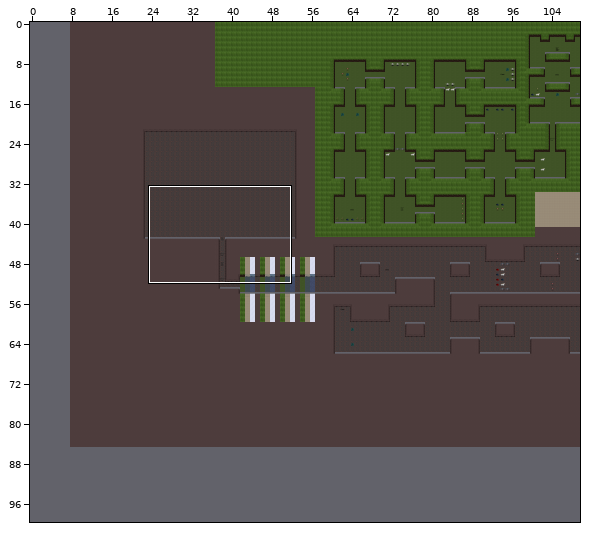
Tiled map -- Tools/Working Level Editor/Final Level.tmx. The picture above shows the old version from afar; the outline marks the close-up.
Close-up. Earlier state:
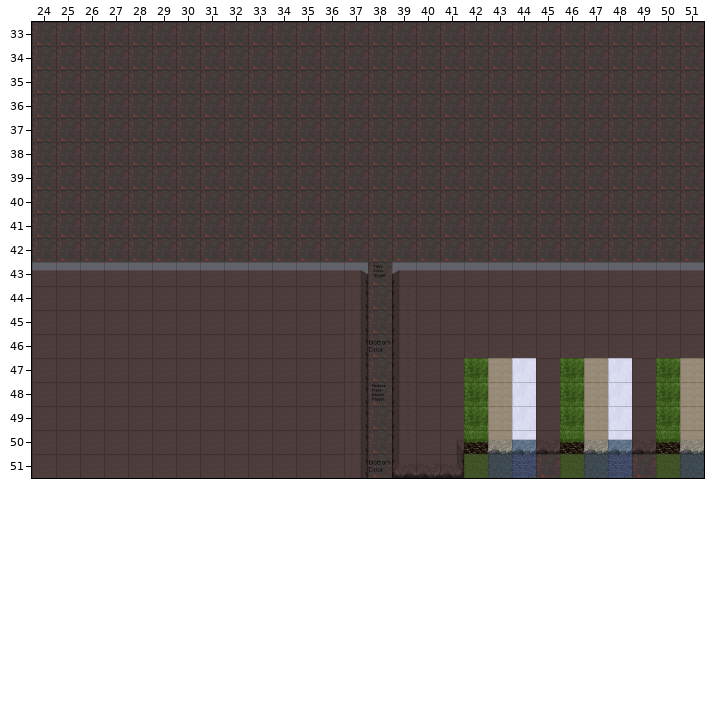
Cells are 64x64 px. Shown: x 24..51, y 33..51. The commit also changed other parts of the map, which this record leaves out. The old version is drawn lined up with the new one.
After the commit:
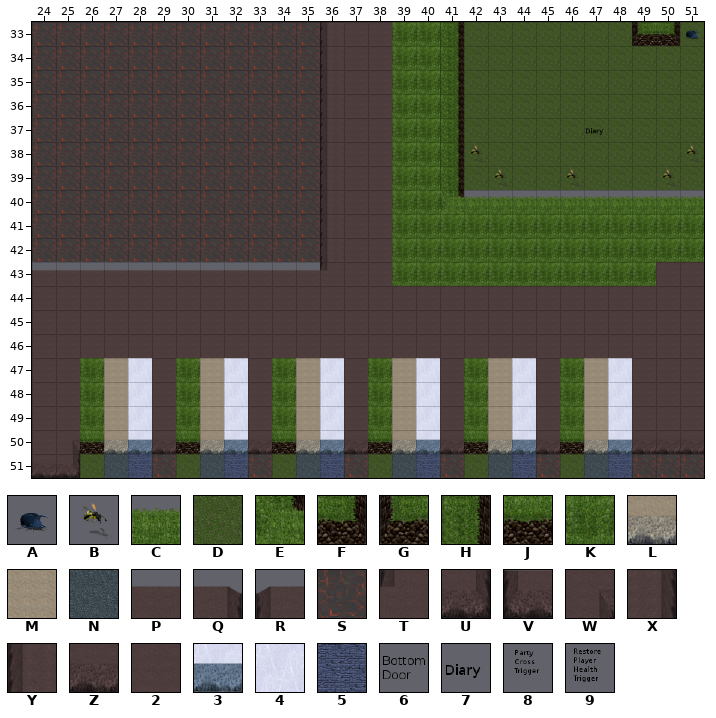
Key: from "Enemies": A 0 "Beetle", B 2 "Wasp"; from "Floors/Walls": C 0 "Bottom", D 3 "Floor", E 4 "BottomCorner", F 6 "ConvexCorner", G 7 "ConvexCorner", H 10 "SideWall", J 12 "Wall", K 13 "TopArea", L 15 "Wall", M 26 "TopArea", N 27 "Floor", P 28 "Bottom", Q 29 "BottomConvexCorner", R 30 "BottomConvexCorner", S 31 "Floor", T 33 "BottomCorner", U 34 "ConvexCorner", V 35 "ConvexCorner", W 36 "Corner", X 38 "SideWall", Y 39 "SideWall", Z 40 "Wall", 2 41 "TopArea", 3 43 "Wall", 4 54 "TopArea", 5 55 "Floor"; from "Objects": 6 3 "Bottom_Door", 7 4 "Diary Entry", 8 7 "PartyCross Trigger", 9 8 "Restore Player Health Tr".
_ is an empty cell.
See-through tiles are keyed as they look on the map.
What changed:
{"change": "map size 173x85 -> 200x100 cells (old content now starts at 8,0; both pictures use the new coordinates)"}
{"where": "layer \"Level\""}
{"y":33,"x":36,"old":"SSSSSSSSSSSSSSSS","new":"Y22KKHDDDDDDDGFD"}
{"y":34,"x":36,"old":"SSSSSSSSSSSSSSSS","new":"Y22KKHDDDDDDDDDD"}
{"y":35,"x":36,"old":"SSSSSSSSSSSSSSSS","new":"Y22KKHDDDDDDDDDD"}
{"y":36,"x":36,"old":"SSSSSSSSSSSSSSSS","new":"Y22KKHDDDDDDDDDD"}
{"y":37,"x":36,"old":"SSSSSSSSSSSSSSSS","new":"Y22KKHDDDDDDDDDD"}
{"y":38,"x":36,"old":"SSSSSSSSSSSSSSSS","new":"Y22KKHDDDDDDDDDD"}
{"y":39,"x":36,"old":"SSSSSSSSSSSSSSSS","new":"Y22KKHDDDDDDDDDD"}
{"y":40,"x":36,"old":"SSSSSSSSSSSSSSSS","new":"Y22KKECCCCCCCCCC"}
{"y":41,"x":36,"old":"SSSSSSSSSSSSSSSS","new":"Y22KKKKKKKKKKKKK"}
{"y":42,"x":36,"old":"SSSSSSSSSSSSSSSS","new":"Y22KKKKKKKKKKKKK"}
{"y":43,"x":36,"old":"PQSRPPPPPPPPPPPP","new":"T22KKKKKKKKKKK22"}
{"y":44,"x":37,"old":"XSY","new":"222"}
{"y":45,"x":37,"old":"XSY","new":"222"}
{"y":46,"x":37,"old":"XSY","new":"222"}
{"y":47,"x":26,"old":"222","new":"KM4"}
{"y":47,"x":30,"old":"222","new":"KM4"}
{"y":47,"x":34,"old":"222XSY2","new":"KM42KM4"}
{"y":47,"x":50,"old":"KM","new":"22"}
{"y":48,"x":26,"old":"222","new":"KM4"}
{"y":48,"x":30,"old":"222","new":"KM4"}
{"y":48,"x":34,"old":"222XSY2","new":"KM42KM4"}
{"y":48,"x":50,"old":"KM","new":"22"}
{"y":49,"x":26,"old":"222","new":"KM4"}
{"y":49,"x":30,"old":"222","new":"KM4"}
{"y":49,"x":34,"old":"222XSY2","new":"KM42KM4"}
{"y":49,"x":50,"old":"KM","new":"22"}
{"y":50,"x":25,"old":"222222222222XSY2W","new":"WJL3ZJL3ZJL3ZJL3Z"}
{"y":50,"x":50,"old":"JL","new":"ZZ"}
{"y":51,"x":24,"old":"2222222222222XSVZU","new":"ZUDN5SDN5SDN5SDN5S"}
{"y":51,"x":50,"old":"DN","new":"SS"}
{"where": "layer \"Enemies\""}
{"y":33,"x":51,"old":"_","new":"A"}
{"y":38,"x":42,"old":"_","new":"B"}
{"y":38,"x":51,"old":"_","new":"B"}
{"y":39,"x":43,"old":"_","new":"B"}
{"y":39,"x":46,"old":"_","new":"B"}
{"y":39,"x":50,"old":"_","new":"B"}
{"where": "layer \"Objects\""}
{"y":43,"x":38,"old":"8","new":"_"}
{"y":48,"x":38,"old":"9","new":"_"}
{"where": "layer \"Objects #3\""}
{"y":37,"x":47,"old":"_","new":"7"}
{"y":46,"x":38,"old":"6","new":"_"}
{"y":51,"x":38,"old":"6","new":"_"}
